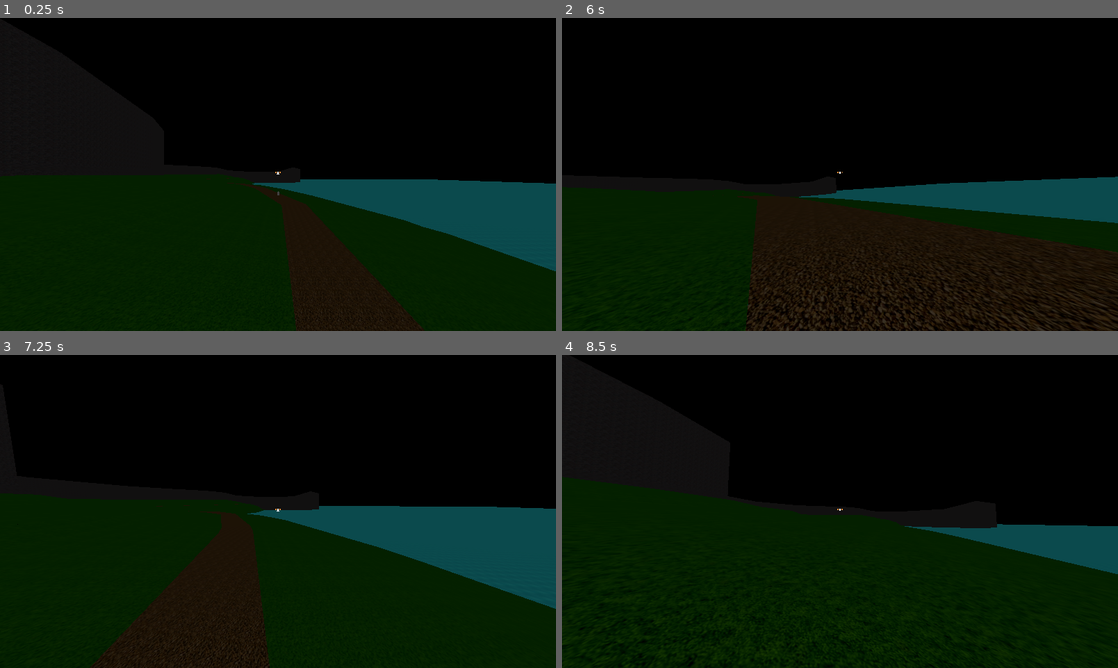
Above: before the commit, frames 1-4 (two rows, left to right).
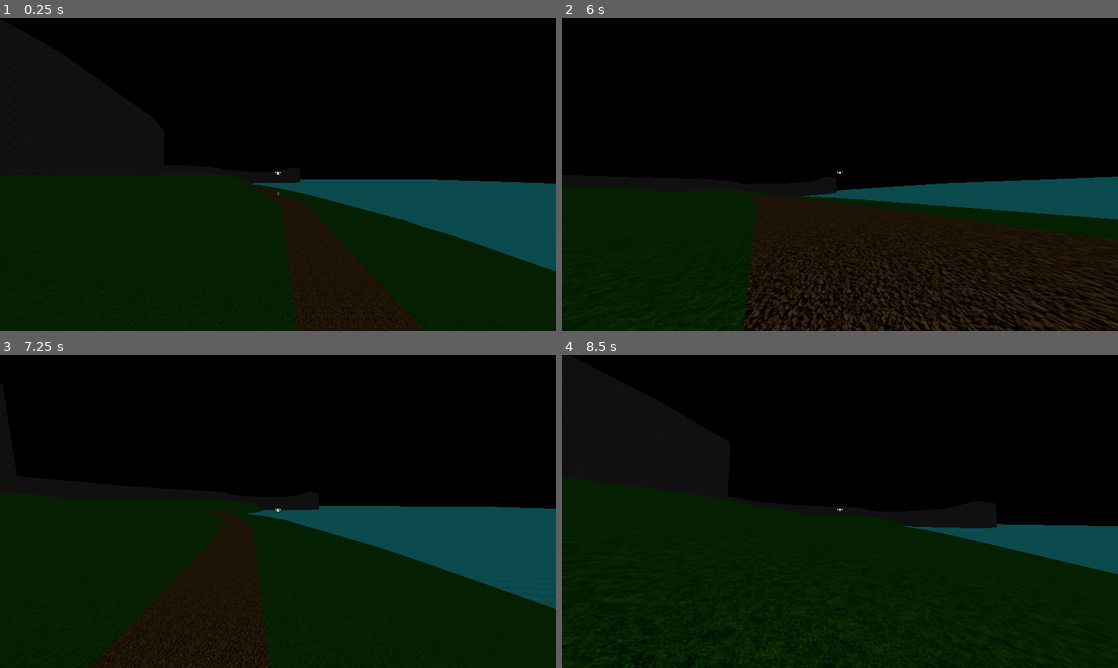
Above: after the commit, the same moments.

Repository: SebastianS-HTL/Magic-Potion-Project
Game: Godot game, scene res://node_3d.tscn
The game is run twice, just before and just after one commit, with the same random seed, the same clock (stepped at 60 frames per second) and the same inputs.
Inputs (mouse positions are in pixels of both pictures, inside the frame that each line leads up to):
- Up to frame 1 (0.25 s): no input
- Up to frame 2 (6 s): move the mouse to (834, 180) at 0.52 s; hold Ctrl (ctrl) 0.53-1.28 s; hold W (move_forward) 0.53-2.78 s; tap Space (jump) at 0.77, 1.52, 3.02, 3.77, 4.52 s; move the mouse to (878, 177) at 1.27 s; tap Shift (shift) every 1.5 s from 1.35 to 5.85 s; move the mouse to (795, 171) at 2.02 s; hold Ctrl (ctrl) 2.03-2.78 s; move the mouse to (845, 174) at 2.77 s; hold A (move_left) 2.78-3.53 s; move the mouse to (817, 168) at 3.52 s; hold Ctrl (ctrl) 3.53-4.28 s; hold W (move_forward) 3.53-5.78 s; move the mouse to (867, 174) at 4.27 s; move the mouse to (812, 174) at 5.02 s; hold Ctrl (ctrl) 5.03-5.78 s; move the mouse to (851, 168) at 5.77 s; hold D (move_right) from 5.78 s (still down)
- Up to frame 3 (7.25 s): tap Space (jump) at 6.02, 6.77 s; move the mouse to (272, 517) at 6.52 s; release D (move_right) at 6.53 s; hold W (move_forward) from 6.53 s (still down); hold Ctrl (ctrl) from 6.53 s (still down)
- Up to frame 4 (8.5 s): keep holding W (move_forward); move the mouse to (878, 514) at 7.27 s; release Ctrl (ctrl) at 7.28 s; tap Shift (shift) at 7.35 s; tap Space (jump) at 7.52 s; move the mouse to (795, 508) at 8.02 s; hold Ctrl (ctrl) from 8.03 s (still down)

The runs differ from the first frame. In frame 1, less than 0.1% of the frame differs, in the area x 46-83%, y 53-100%; in frame 2, 3.7%, in the area x 23-100%, y 50-100%; in frame 3, less than 0.1%; in frame 4, less than 0.1%.

Commit message:
fix deathborder

Diff:
--- a/node_3d.tscn
+++ b/node_3d.tscn
@@ -63,6 +63,8 @@
 transform = Transform3D(-1, 0, -8.74228e-08, 0, 1, 0, 8.74228e-08, 0, -1, 0, -60, 0)
 
 [node name="deathborders" type="Area3D" parent="."]
+collision_layer = 8
+collision_mask = 2
 
 [node name="CollisionShape3D" type="CollisionShape3D" parent="deathborders"]
 transform = Transform3D(1, 0, 0, 0, 1, 0, 0, 0, 1, -286.302, -114.972, 559.282)
